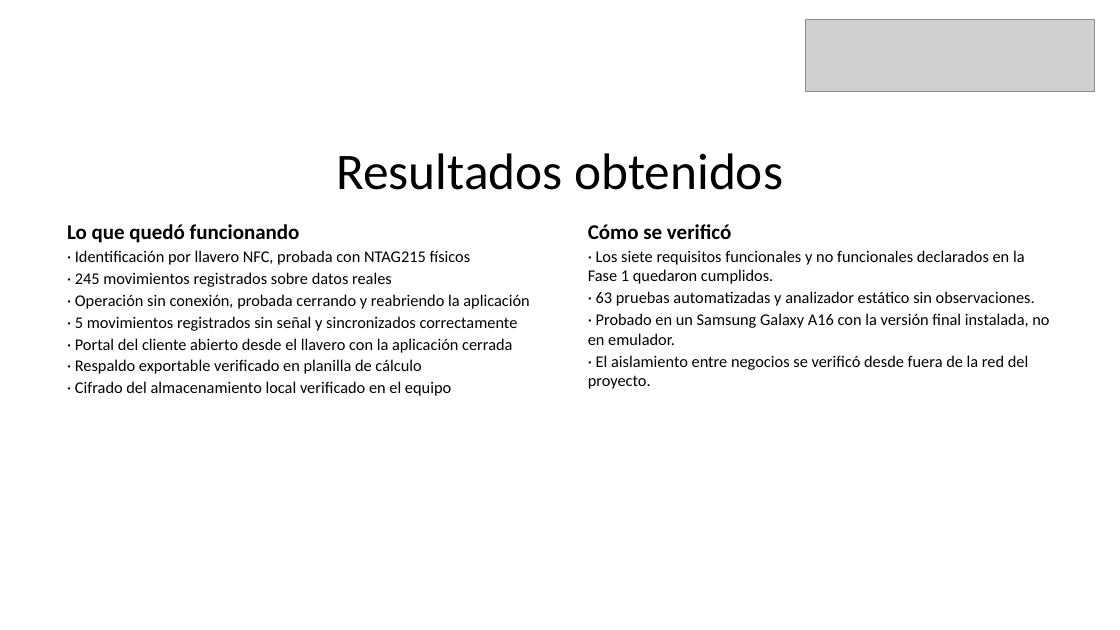
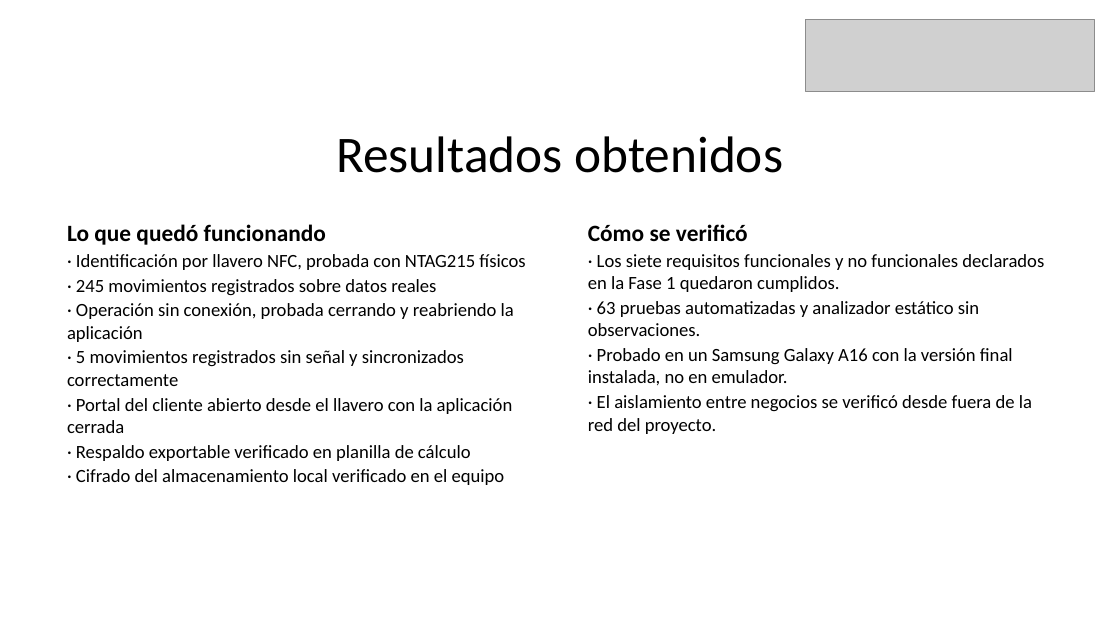
Before and after one commit to kallyfuu/Proyecto_Capstone, a slide deck: slide 13 of Gestion/Presentacion Final - Fiado NFC.pptx. Drawn at 1120x630 pixels with LibreOffice and Linux fonts; fonts in the diff are those of the drawing; grey boxes stand for pictures. Boxes give left, top, right and bottom in pixels: in the first picture for what was removed or moved away, otherwise in the second. Text is boxed around its words. In the diff, an @@ line names an element or a change of style, - is before the commit and + after.

```diff
--- a/Gestion/Presentacion Final - Fiado NFC.pptx
+++ b/Gestion/Presentacion Final - Fiado NFC.pptx
@@ text "Resultados obtenidos" moved from (x1=336, y1=153, x2=783, y2=190) to (x1=336, y1=136, x2=783, y2=173) @@
@@ text "Lo que quedó funcionando" at (x1=67, y1=224, x2=525, y2=485): size 18 to 20 pt in "Lo que quedó funcionando"; size 14 to 16 pt @@
@@ text "Cómo se verificó" at (x1=588, y1=224, x2=1044, y2=434): size 18 to 20 pt in "Cómo se verificó"; size 14 to 16 pt @@
```
Also in this commit, not shown: 8 other slides changed.
